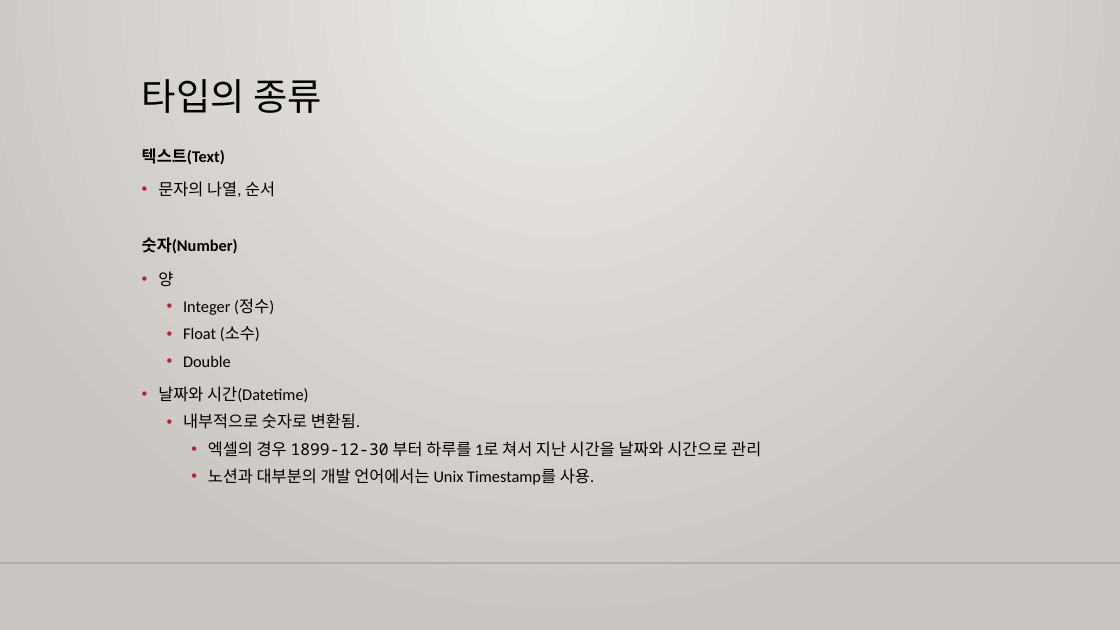
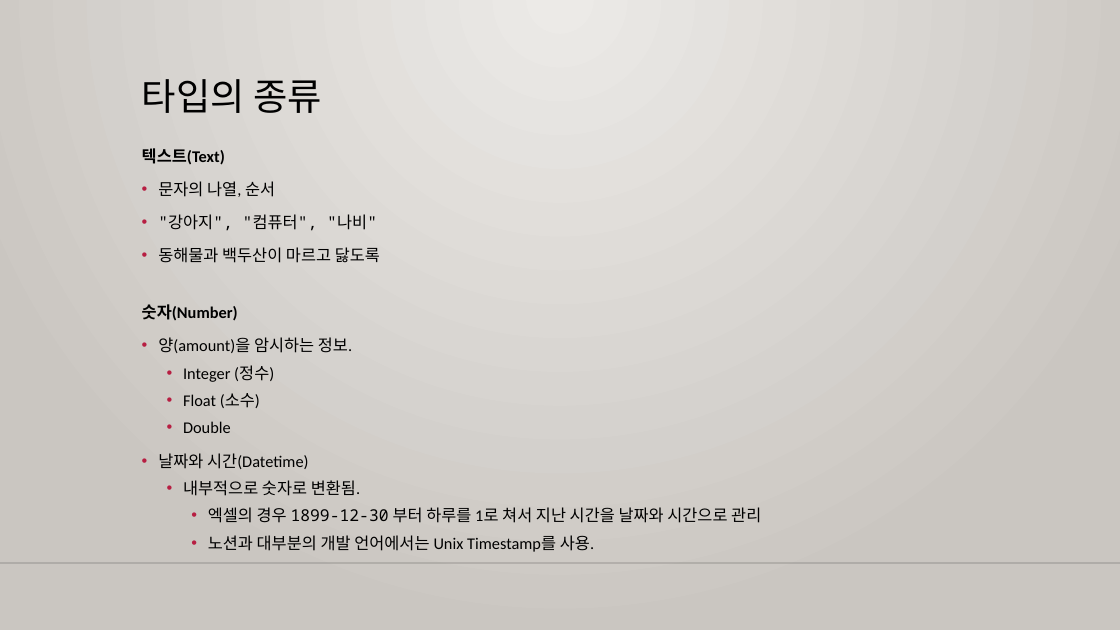
Before and after one commit to m00nlygreat/obsidian-vault, a slide deck: slide 7 of 노코드 엔지니어링/구글 시트로 데이터 관리하기.pptx (slide 4 before the commit). Drawn at 1120x630 pixels with LibreOffice and Linux fonts; fonts in the diff are those of the drawing; background and template pictures are left out. Boxes give left, top, right and bottom in pixels: in the first picture for what was removed or moved away, otherwise in the second. Text is boxed around its words. In the diff, an @@ line names an element or a change of style, - is before the commit and + after.

```diff
--- a/노코드 엔지니어링/구글 시트로 데이터 관리하기.pptx
+++ b/노코드 엔지니어링/구글 시트로 데이터 관리하기.pptx
@@ text at [158,214,380,263]: paragraphs added @@
+• "강아지", "컴퓨터", "나비"
+• 동해물과 백두산이 마르고 닳도록
@@ text at [158,337,352,353]: text changed @@
-• 양
+• 양(amount)을 암시하는 정보.
```
Also in this commit, not shown: 2 other slides changed, 16 slides added, 2 other files.
